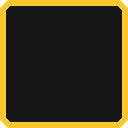
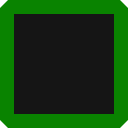
Two versions of the same layered image (128×128). Layer-by-layer changes:
pixels changed over box(0, 0, 128, 128) (layer not identified)
